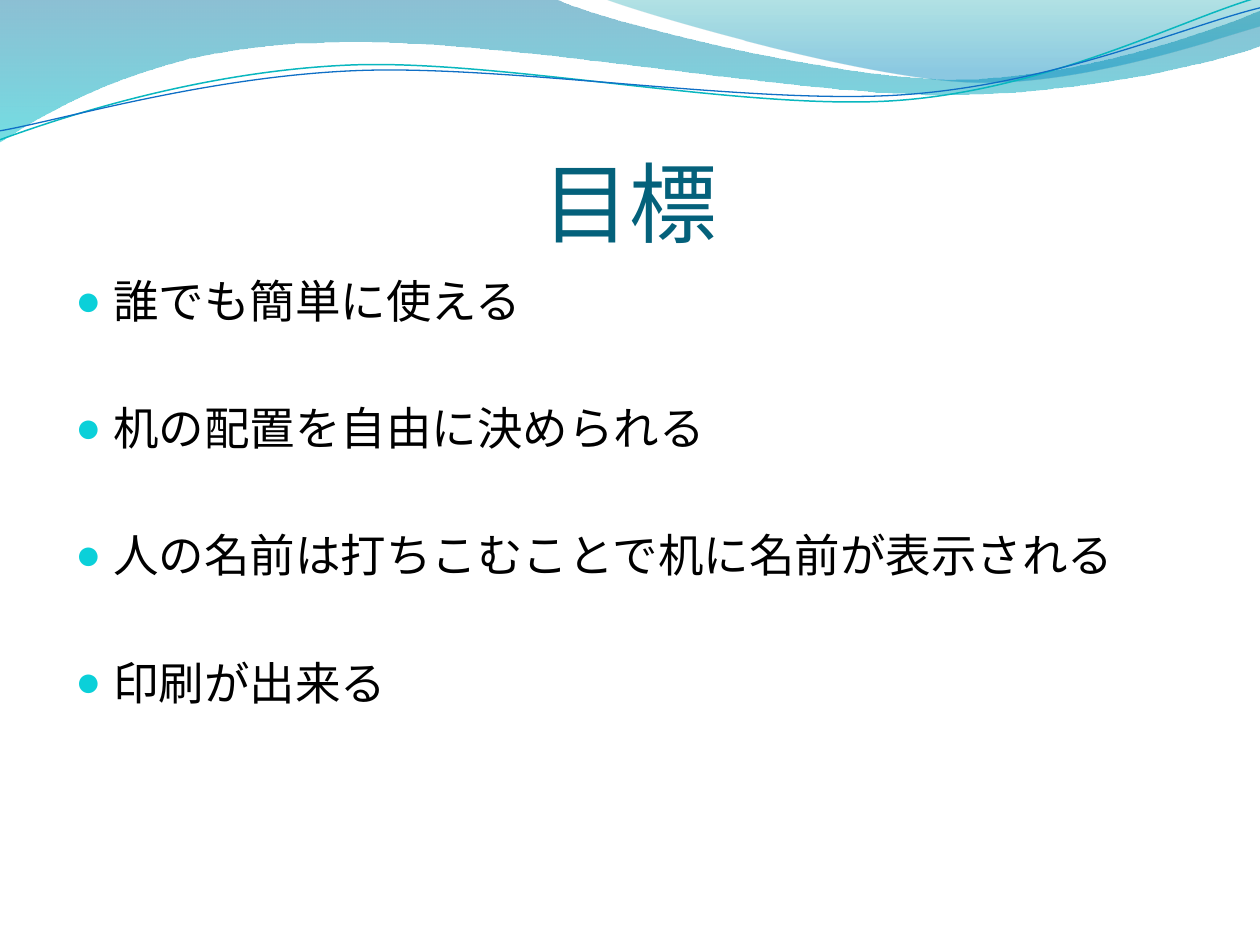
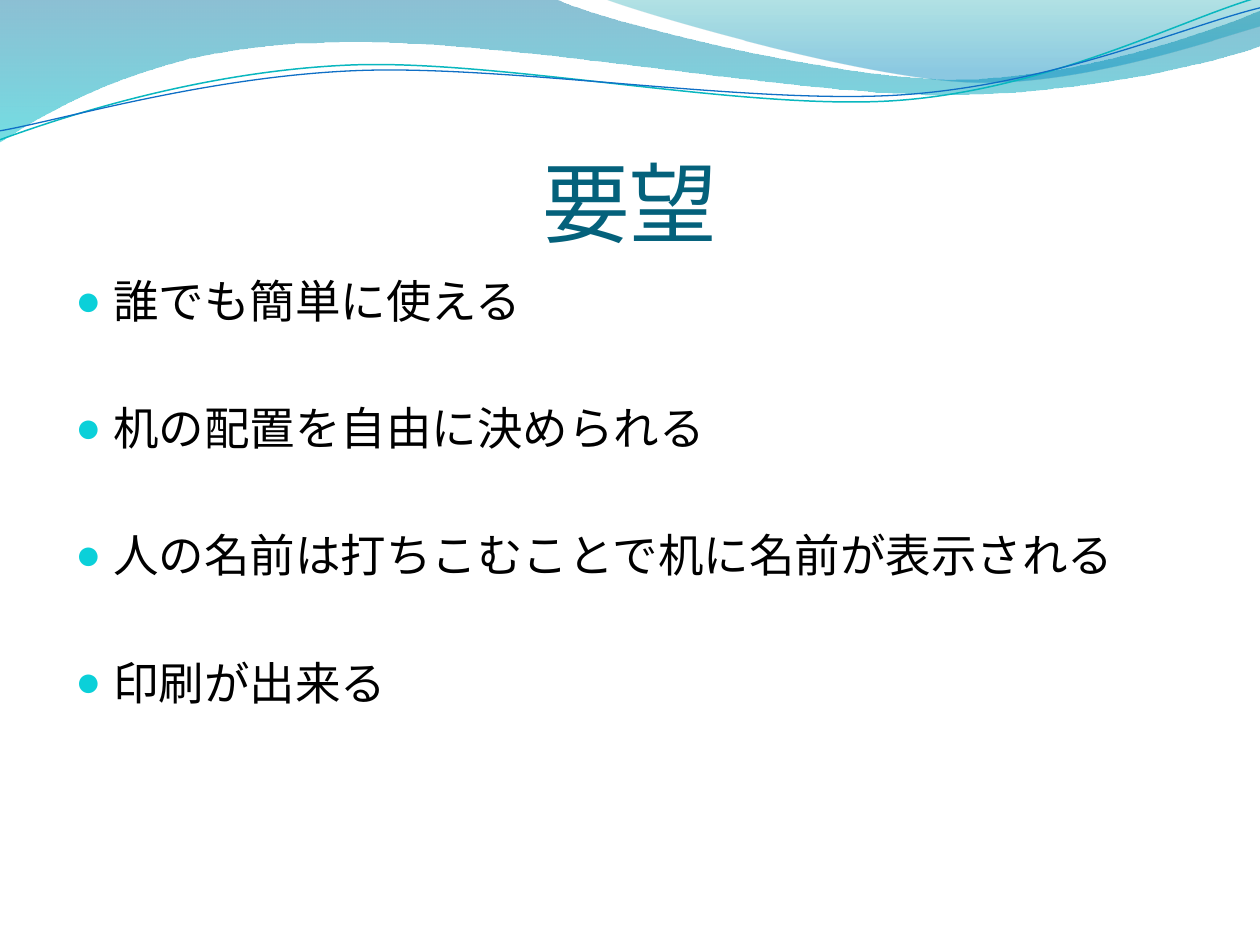
Before and after one commit to opu-yokotalab/learn-zaseki, a slide deck: slide 3 of インターン発表.pptx (slide 4 before the commit). Drawn at 1260x945 pixels with LibreOffice and Linux fonts; fonts in the diff are those of the drawing; background and template pictures are left out. Boxes give left, top, right and bottom in pixels: in the first picture for what was removed or moved away, otherwise in the second. Text is boxed around its words. In the diff, an @@ line names an element or a change of style, - is before the commit and + after.

```diff
--- a/インターン発表.pptx
+++ b/インターン発表.pptx
@@ title at <box>542,162,717,243</box>: text changed @@
-目標
+要望
```
